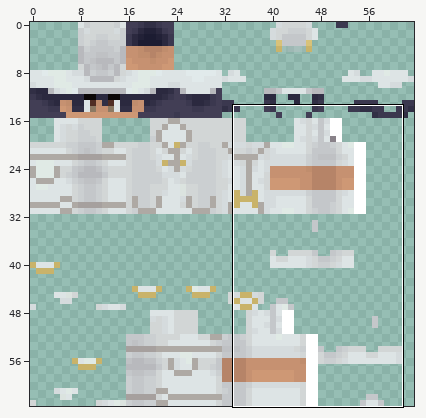
File history of a pixel-art sprite, src/main/resources/assets/pokecube_adventures/textures/trainer/aether_female.png. Above, an overview of the earlier version with the close-up marked.
Close-up. The starting point:
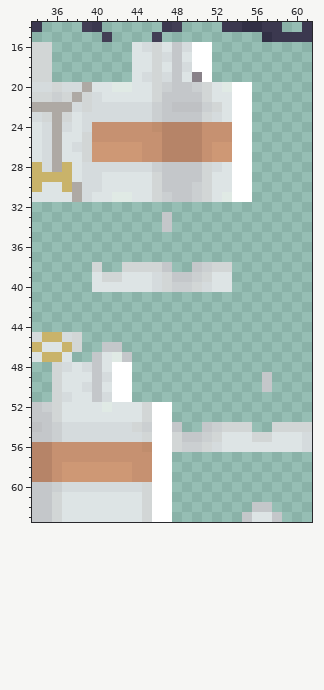
The file is 64x64 pixels. Pixels under 10% opacity are left out. Colours within 5 levels of each other are drawn and written as one. Shown: x 34..61, y 14..63. The commit also changed other parts of the picture, which this record leaves out.
Now the later version:
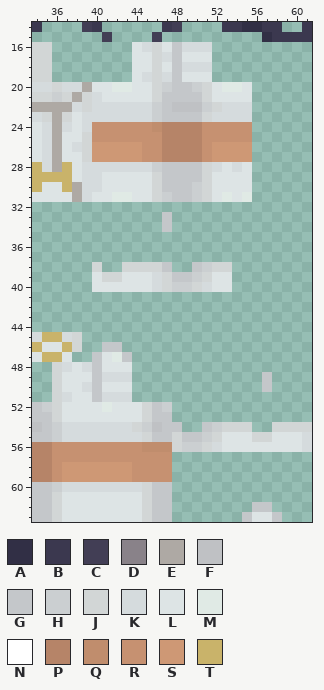
Palette (. is transparent): A #312f45  B #3b384f  C #423e55  D #898289  E #aea9a4  F #bfc1c4  G #c4c7ca  H #cbcfd1  J #d2d6d6  K #d5dbdd  L #dde4e5  M #e0eae5  N #ffffff  P #b68468  Q #c08d6d  R #c69171  S #ce9875  T #c9b36a
Changes in this commit:
{"y":16,"x":50,"old":"NN","new":"KK"}
{"y":17,"x":50,"old":"NN","new":"LL"}
{"y":18,"x":50,"old":"NN","new":"KK"}
{"y":19,"x":50,"old":"DN","new":"LL"}
{"y":20,"x":54,"old":"NN","new":"ML"}
{"y":21,"x":54,"old":"NN","new":"LL"}
{"y":22,"x":53,"old":"LNN","new":"KKK"}
{"y":23,"x":53,"old":"LNN","new":"KKK"}
{"y":24,"x":54,"old":"NN","new":"RR"}
{"y":25,"x":54,"old":"NN","new":"RR"}
{"y":26,"x":54,"old":"NN","new":"SS"}
{"y":27,"x":54,"old":"NN","new":"SS"}
{"y":28,"x":54,"old":"NN","new":"KL"}
{"y":29,"x":54,"old":"NN","new":"LL"}
{"y":30,"x":54,"old":"NN","new":"LL"}
{"y":31,"x":54,"old":"NN","new":"LM"}
{"y":48,"x":42,"old":"NN","new":"LL"}
{"y":49,"x":42,"old":"NN","new":"KK"}
{"y":50,"x":42,"old":"NN","new":"LL"}
{"y":51,"x":42,"old":"NN","new":"KK"}
{"y":52,"x":46,"old":"NN","new":"GH"}
{"y":53,"x":46,"old":"NN","new":"GG"}
{"y":54,"x":46,"old":"NN","new":"FG"}
{"y":55,"x":46,"old":"NN","new":"GG"}
{"y":56,"x":46,"old":"NN","new":"QQ"}
{"y":57,"x":46,"old":"NN","new":"RR"}
{"y":58,"x":46,"old":"NN","new":"RR"}
{"y":59,"x":46,"old":"NN","new":"RR"}
{"y":60,"x":46,"old":"NN","new":"GG"}
{"y":61,"x":46,"old":"NN","new":"GG"}
{"y":62,"x":46,"old":"NN","new":"GG"}
{"y":63,"x":46,"old":"NN","new":"GG"}
{"label":"changed","picture_box":[192,42,252,202]}
{"label":"changed","picture_box":[112,362,172,522]}
